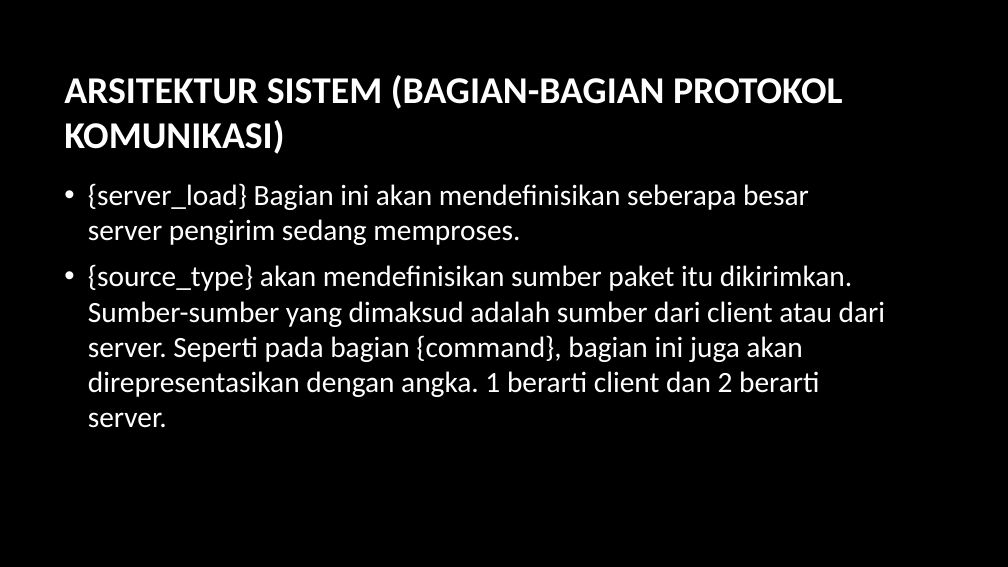
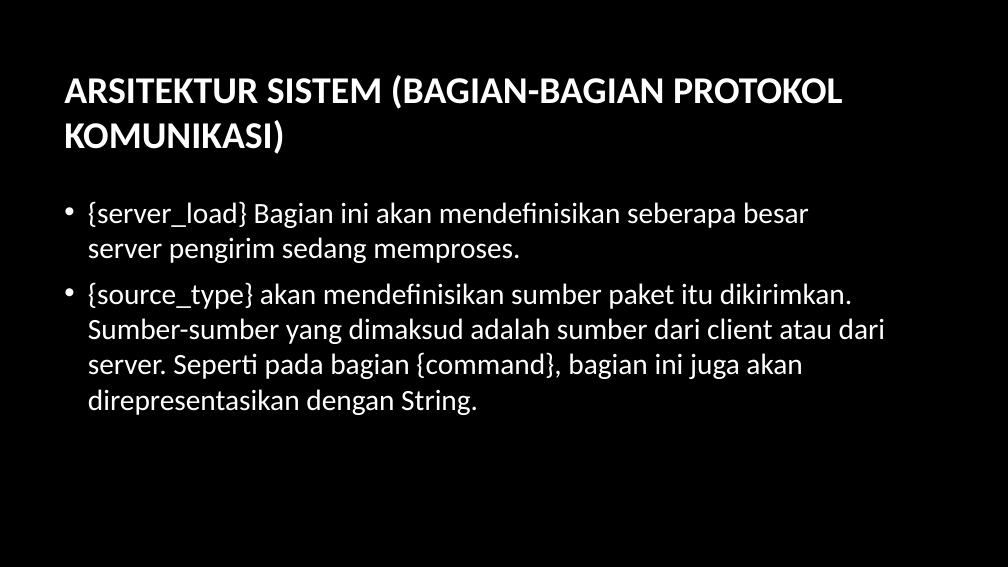
Before and after one commit to cht368/SAT, a slide deck: slide 7 of Arsitektur Sistem Aplikasi Chat.pptx (slide 8 before the commit). Drawn at 1008x567 pixels with LibreOffice and Linux fonts; fonts in the diff are those of the drawing; background and template pictures are left out. Boxes give left, top, right and bottom in pixels: in the first picture for what was removed or moved away, otherwise in the second. Text is boxed around its words. In the diff, an @@ line names an element or a change of style, - is before the commit and + after.

```diff
--- a/Arsitektur Sistem Aplikasi Chat.pptx
+++ b/Arsitektur Sistem Aplikasi Chat.pptx
@@ text at (88, 282, 885, 415): text changed @@
-• {source_type} akan mendefinisikan sumber paket itu dikirimkan. Sumber-sumber yang dimaksud adalah sumber dari client atau dari server. Seperti pada bagian {command}, bagian ini juga akan direpresentasikan dengan angka. 1 berarti client dan 2 berarti server.
+• {source_type} akan mendefinisikan sumber paket itu dikirimkan. Sumber-sumber yang dimaksud adalah sumber dari client atau dari server. Seperti pada bagian {command}, bagian ini juga akan direpresentasikan dengan String.
```
Also in this commit, not shown: 3 other slides changed, 1 slide removed, 27 other files.
